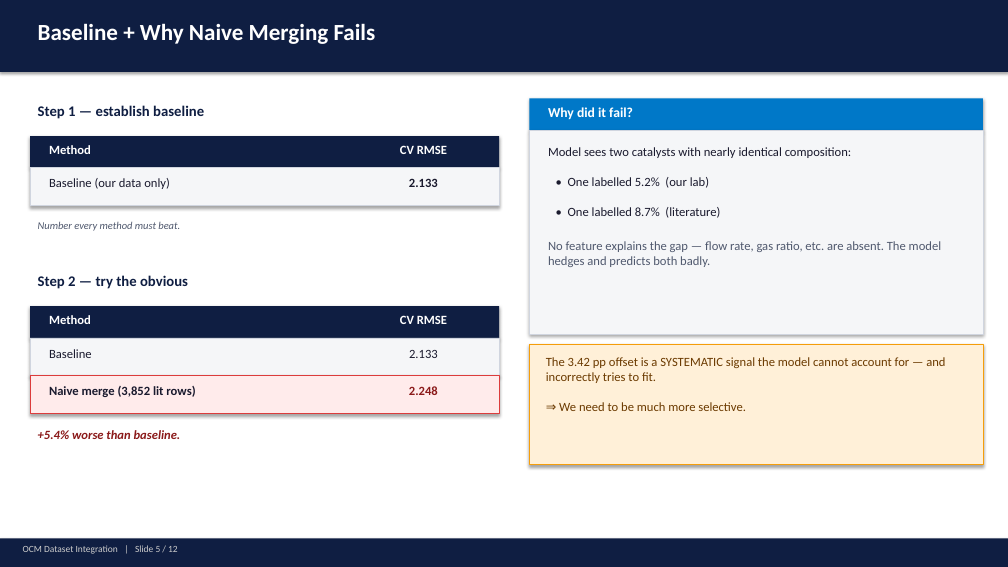
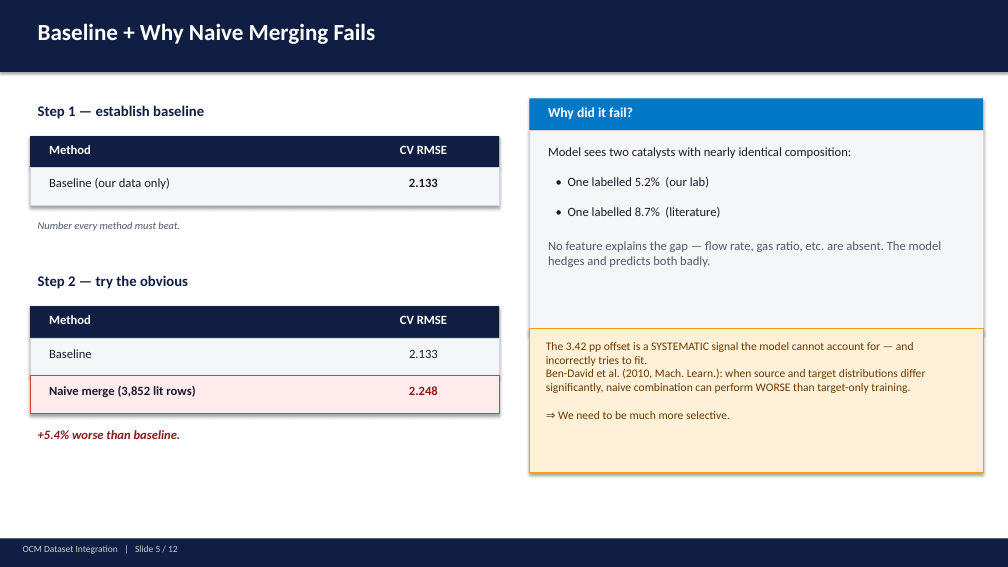
Before and after one commit to ParthN9i4/OCM-Dataset-JAIST, a slide deck: slide 5 of ocm_presentation.pptx. Drawn at 1008x567 pixels with LibreOffice and Linux fonts; fonts in the diff are those of the drawing. Boxes give left, top, right and bottom in pixels: in the first picture for what was removed or moved away, otherwise in the second. Text is boxed around its words. In the diff, an @@ line names an element or a change of style, - is before the commit and + after.

```diff
--- a/ocm_presentation.pptx
+++ b/ocm_presentation.pptx
@@ rectangle: place and size @@
-rectangle at (529,344,983,465)
+rectangle at (529,329,983,473)
@@ text at (546,342,926,419): text changed; size 12 to 11 pt @@
-The 3.42 pp offset is a SYSTEMATIC signal the model cannot account for — and incorrectly tries to fit.
-⇒ We need to be much more selective.
+The 3.42 pp offset is a SYSTEMATIC signal the model cannot account for — and incorrectly tries to fit.
+Ben-David et al. (2010, Mach. Learn.): when source and target distributions differ significantly, naive combination can perform WORSE than target-only training.
+⇒ We need to be much more selective.
```
Also in this commit, not shown: 5 other slides changed, 4 other files.
